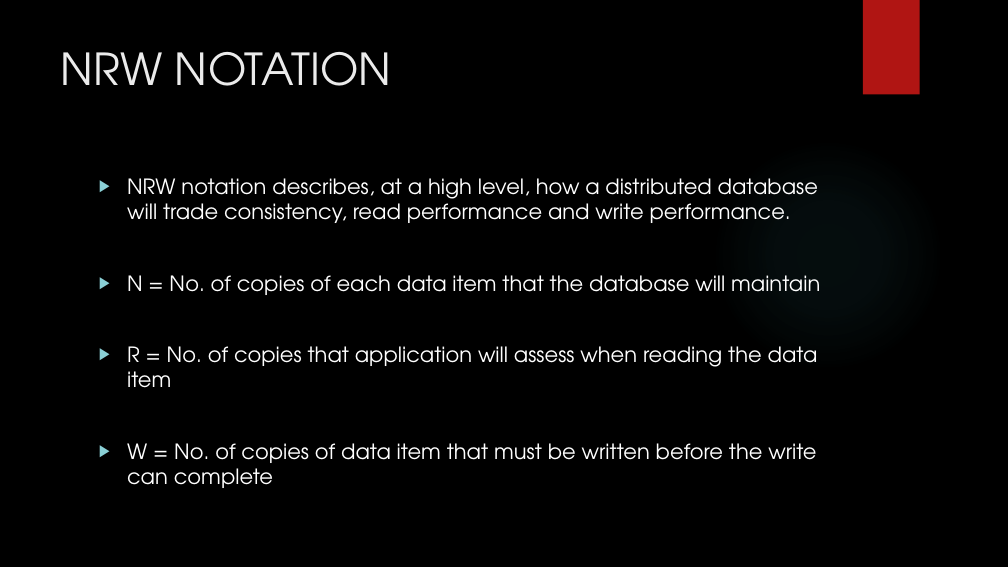
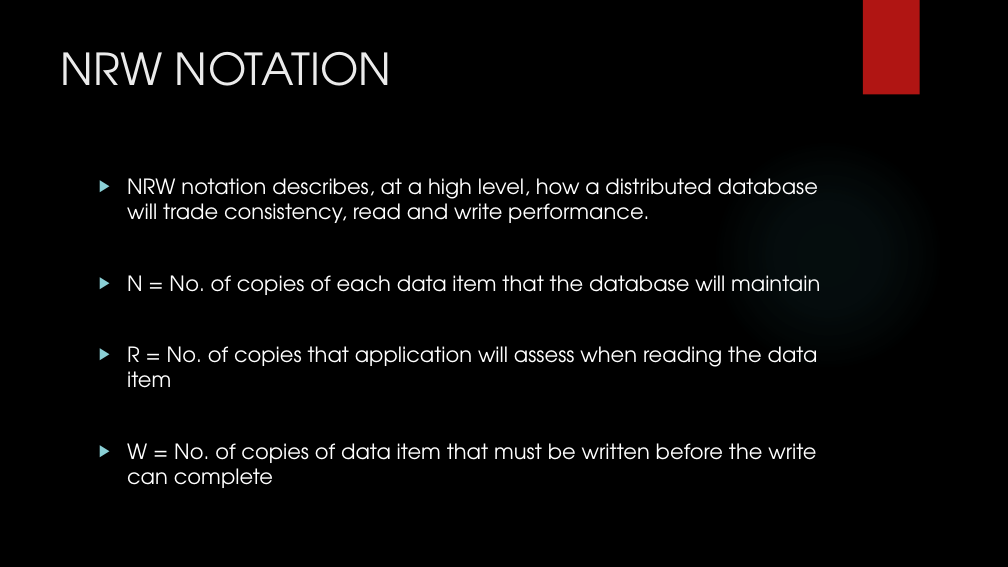
Before and after one commit to MaxWOU/cs364pptx, a slide deck: slide 4 of group6slidshow.pptx. Drawn at 1008x567 pixels with LibreOffice and Linux fonts; fonts in the diff are those of the drawing; background and template pictures are left out. Boxes give left, top, right and bottom in pixels: in the first picture for what was removed or moved away, otherwise in the second. Text is boxed around its words. In the diff, an @@ line names an element or a change of style, - is before the commit and + after.

```diff
--- a/group6slidshow.pptx
+++ b/group6slidshow.pptx
@@ text at (x1=127, y1=178, x2=818, y2=223): text changed @@
-▶ NRW notation describes, at a high level, how a distributed database will trade consistency, read performance and write performance.
+▶ NRW notation describes, at a high level, how a distributed database will trade consistency, read and write performance.
```
Also in this commit, not shown: 1 other slide changed, 7 slides added.
